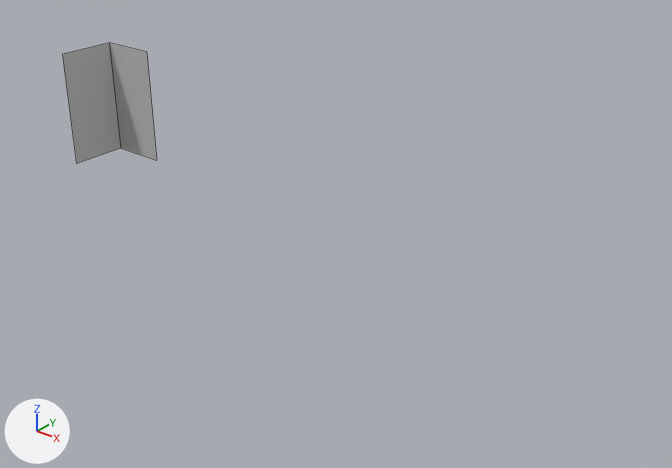
An edit to the FBX model Assets/Our Assets/Meshes/ModularKit_Blockout/InteriorFacingWall.fbx, drawn before and after from the same camera.
Camera for both pictures: a 50 mm lens placed at (13.39, -3.32, 6.17), pointed at (6.98, 4.7, 1.2). Every picture has the same lights, and +X, +Y and +Z are marked at lower left. Mesh edges are drawn as thin lines. Where no turn or scale is listed for an object, it has been applied to the vertices.

The scene before the commit, as lines of its bpy script (objects in view):
```python
mat_lambert1 = principled_material('lambert1')
mat_lambert1.base_color = (0.5, 0.5, 0.5)  # grey #bcbcbc
me_mesh = bpy.data.meshes.new('Mesh')
me_mesh.from_pydata([(1.0, 0.0, 2.0), (0.0, 0.0, 2.0), (0.0, 0.0, 0.0), (1.0, 0.0, 0.0), (0.0, -1.0, 0.0), (0.0, -1.0, 2.0)], [], [(0, 1, 2, 3), (4, 2, 1, 5)])
me_mesh.materials.append(mat_lambert1)  # grey #bcbcbc
ob_interiorfacingwall = bpy.data.objects.new('InteriorFacingWall', me_mesh)
ob_interiorfacingwall.location = (-0.03, 7.0, 0.0)
```
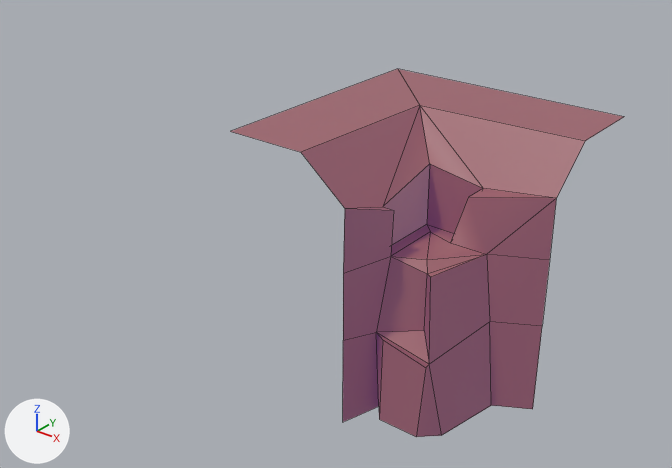
Edits to the bpy script that builds the scene:
```text
Change mat_lambert1:
    mat_lambert1.base_color: (0.5, 0.5, 0.5) -> (0.312, 0.117, 0.062)  # grey #bcbcbc -> brown #986046
    add mat_lambert1.emission_strength = 1.0
    add mat_lambert1.emission_color = (0.0339, 0.0105, 0.0779)  # dark purple #341a4f
Change me_mesh:
    used by ob_interiorfacingwall; location = (-0.03, 7.0, 0.0)
    remove me_mesh.from_pydata(...)  # 6 vertices, 2 faces; spans x 0.0..1.0, y -1.0..0.0, z 0.0..2.0
    add me_mesh.from_pydata(...)  # 40 vertices, 36 faces; spans x -1.0..1.0, y -1.0..1.0, z 0.0..2.0
    me_mesh part 1
    4 vertices are removed from x 0.0..1.0, y -1.0..0.0, z 0.0..2.0
    2 faces are deleted
    38 vertices are added at x -1.0..1.0, y -1.0..1.0, z 0.0..2.0
    36 new faces join them
Change ob_interiorfacingwall:
    ob_interiorfacingwall.location: (-0.03, 7.0, 0.0) -> (10.0, 2.0, 2.0)
```

Where the change shows, as pixel boxes (x1, y1, x2, y2) in the pictures (672 x 468 px):
'InteriorFacingWall', recoloured, surface changed, reshaped, moved (318% wider, 205% taller)
    before: (63, 43, 156, 163)
    after: (231, 69, 623, 437)
